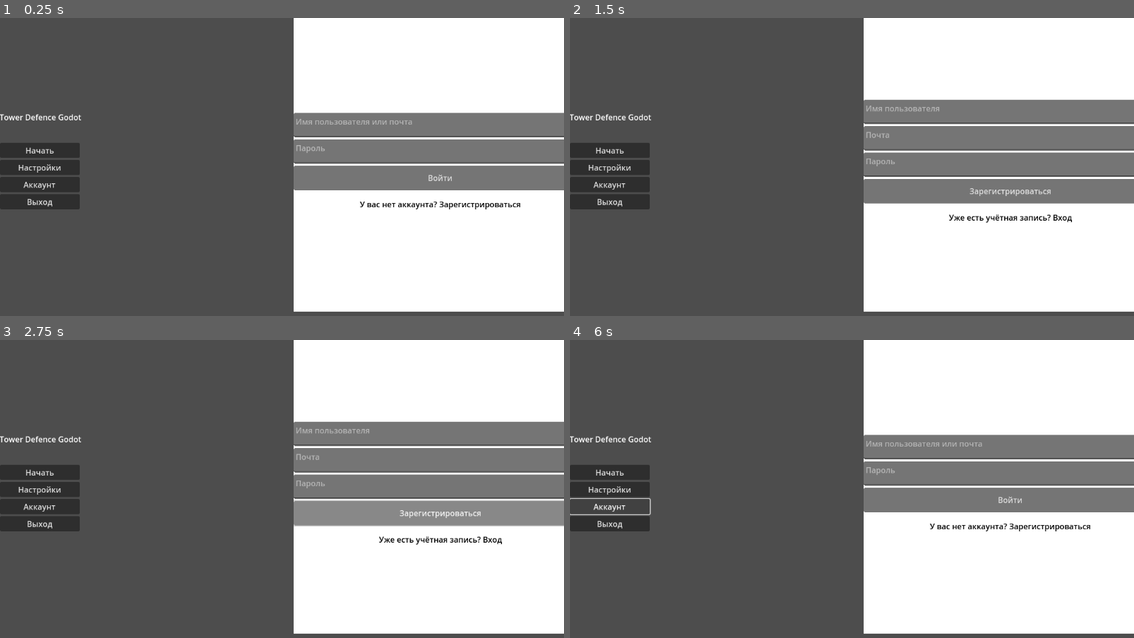
Above: before the commit, frames 1-4 (two rows, left to right).
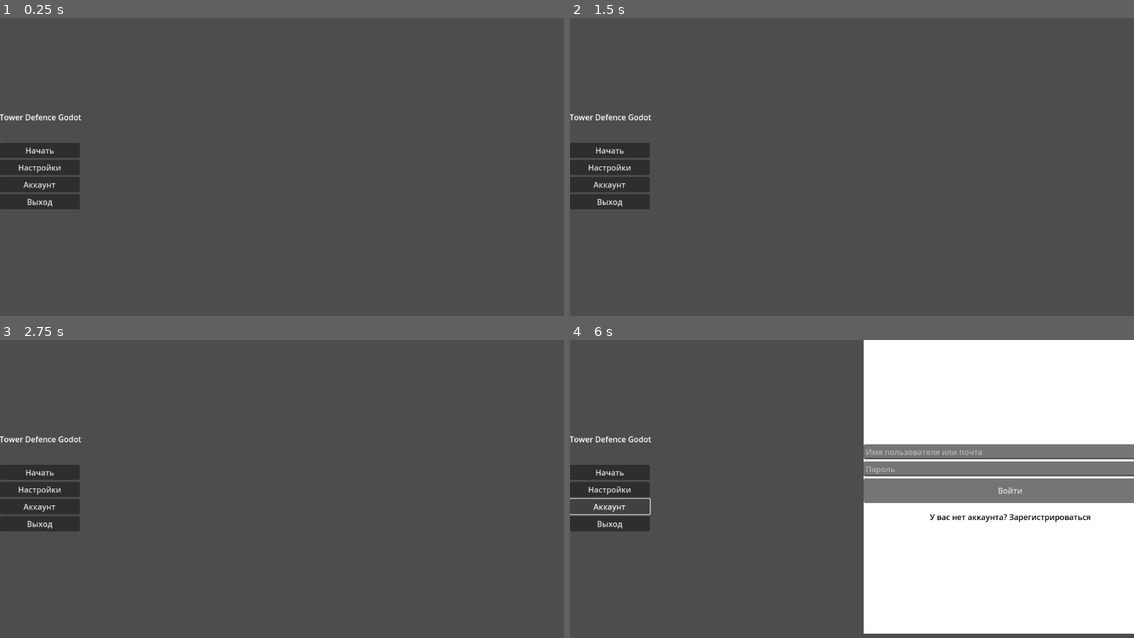
Above: after the commit, the same moments.

Repository: AdamMambetov/tower-defence-godot
Game: Godot game, scene res://scene/main_menu.tscn
Two runs of this game, one before a commit and one after it. Both use one fixed random seed, a clock stepped at 60 frames per second and the inputs below.
Inputs (mouse positions are in pixels of both pictures, inside the frame that each line leads up to):
- Up to frame 1 (0.25 s): no input
- Up to frame 2 (1.5 s): click (1009, 178) at 0.5 s, where only the run before the commit has a clickable "Войти"; click (1009, 205) at 1.25 s, where only the run before the commit has a clickable "У вас нет аккаунта? Зарегистр…"
- Up to frame 3 (2.75 s): click (439, 512) at 2 s, where only the run before the commit has a clickable "Зарегистрироваться"
- Up to frame 4 (6 s): click (1009, 539) at 2.75 s, where only the run before the commit has a clickable "Уже есть учётная запись? Вход"; click "Начать" at 3.5 s; click "Начать" at 4.25 s; click "Настройки" at 5 s; click "Аккаунт" at 5.75 s

The runs differ from the first frame. In frame 1, 47% of the frame differs, in the area x 52-100%, y 0-99%; in frame 2, 47%; in frame 3, 47%; in frame 4, 4.9%.

Commit message:
update line edits in account menu

Diff:
--- a/scene/main_menu.tscn
+++ b/scene/main_menu.tscn
@@ -70,7 +70,6 @@
 title = "Accounts"
 position = Vector2i(600, 0)
 size = Vector2i(600, 600)
-visible = true
 
 [node name="Background" type="ColorRect" parent="AccountsPopup"]
 anchors_preset = 15
@@ -89,20 +88,18 @@
 grow_vertical = 2
 alignment = 1
 
-[node name="username_te" type="TextEdit" parent="AccountsPopup/Background/SignUp"]
-custom_minimum_size = Vector2(0, 50)
+[node name="username_le" type="LineEdit" parent="AccountsPopup/Background/SignUp"]
 layout_mode = 2
 placeholder_text = "Имя пользователя"
 
-[node name="email_te" type="TextEdit" parent="AccountsPopup/Background/SignUp"]
-custom_minimum_size = Vector2(0, 50)
+[node name="email_le" type="LineEdit" parent="AccountsPopup/Background/SignUp"]
 layout_mode = 2
 placeholder_text = "Почта"
 
-[node name="password_te" type="TextEdit" parent="AccountsPopup/Background/SignUp"]
-custom_minimum_size = Vector2(0, 50)
+[node name="password_le" type="LineEdit" parent="AccountsPopup/Background/SignUp"]
 layout_mode = 2
 placeholder_text = "Пароль"
+secret = true
 
 [node name="sign_up_btn" type="Button" parent="AccountsPopup/Background/SignUp"]
 custom_minimum_size = Vector2(0, 50)
@@ -141,15 +138,14 @@
 grow_vertical = 2
 alignment = 1
 
-[node name="username_te" type="TextEdit" parent="AccountsPopup/Background/SignIn"]
-custom_minimum_size = Vector2(0, 50)
+[node name="username_le" type="LineEdit" parent="AccountsPopup/Background/SignIn"]
 layout_mode = 2
 placeholder_text = "Имя пользователя или почта"
 
-[node name="password_te" type="TextEdit" parent="AccountsPopup/Background/SignIn"]
-custom_minimum_size = Vector2(0, 50)
+[node name="password_le" type="LineEdit" parent="AccountsPopup/Background/SignIn"]
 layout_mode = 2
 placeholder_text = "Пароль"
+secret = true
 
 [node name="sign_in_btn" type="Button" parent="AccountsPopup/Background/SignIn"]
 custom_minimum_size = Vector2(0, 50)
@@ -184,8 +180,12 @@
 [connection signal="pressed" from="VBoxContainer/settings_btn" to="." method="_on_settings_btn_pressed"]
 [connection signal="pressed" from="VBoxContainer/account_btn" to="." method="_on_account_btn_pressed"]
 [connection signal="pressed" from="VBoxContainer/exit_btn" to="." method="_on_exit_btn_pressed"]
-[connection signal="text_set" from="AccountsPopup/Background/SignUp/username_te" to="." method="_on_username_te_text_set"]
+[connection signal="text_changed" from="AccountsPopup/Background/SignUp/username_le" to="." method="_on_username_le_text_changed"]
+[connection signal="text_changed" from="AccountsPopup/Background/SignUp/email_le" to="." method="_on_email_le_text_changed"]
+[connection signal="text_changed" from="AccountsPopup/Background/SignUp/password_le" to="." method="_on_password_le_text_changed"]
 [connection signal="pressed" from="AccountsPopup/Background/SignUp/sign_up_btn" to="." method="_on_sign_up_btn_pressed"]
 [connection signal="pressed" from="AccountsPopup/Background/SignUp/go_sign_in_btn" to="." method="_on_go_sign_in_btn_pressed"]
+[connection signal="text_changed" from="AccountsPopup/Background/SignIn/username_le" to="." method="_on_username_le_text_changed"]
+[connection signal="text_changed" from="AccountsPopup/Background/SignIn/password_le" to="." method="_on_password_le_text_changed"]
 [connection signal="pressed" from="AccountsPopup/Background/SignIn/sign_in_btn" to="." method="_on_sign_in_btn_pressed"]
 [connection signal="pressed" from="AccountsPopup/Background/SignIn/go_sign_up_btn" to="." method="_on_go_sign_up_btn_pressed"]
--- a/src/main_menu.gd
+++ b/src/main_menu.gd
@@ -1,5 +1,8 @@
 extends Control
 
+var username: String
+var email: String
+var password: String
 
 func _on_start_btn_pressed() -> void:
 	pass # Replace with function body.
@@ -16,26 +19,37 @@
 func _on_go_sign_up_btn_pressed() -> void:
 	$AccountsPopup/Background/SignIn.visible = false
 	$AccountsPopup/Background/SignUp.visible = true
+	username = $AccountsPopup/Background/SignUp/username_le.text
+	password = $AccountsPopup/Background/SignUp/password_le.text
+	print(username)
 
 func _on_go_sign_in_btn_pressed() -> void:
 	$AccountsPopup/Background/SignIn.visible = true
 	$AccountsPopup/Background/SignUp.visible = false
+	username = $AccountsPopup/Background/SignIn/username_le.text
+	password = $AccountsPopup/Background/SignIn/password_le.text
+	print(username)
 
 func _on_sign_up_btn_pressed() -> void:
-	$Api.sign_up(
-		$AccountsPopup/Background/SignUp/username_te.text,
-		$AccountsPopup/Background/SignUp/email_te.text,
-		$AccountsPopup/Background/SignUp/password_te.text,
-	)
+	$Api.sign_up(username, email, password)
 	var res = await $Api.sign_result
 	if res:
 		$AccountsPopup.hide()
 
 func _on_sign_in_btn_pressed() -> void:
 	$Api.sign_in(
-		$AccountsPopup/Background/SignIn/username_te.text,
-		$AccountsPopup/Background/SignIn/password_te.text,
+		username,
+		password,
 	)
 	var res = await $Api.sign_result
 	if res:
 		$AccountsPopup.hide()
+
+func _on_password_le_text_changed(new_text: String) -> void:
+	password = new_text
+
+func _on_email_le_text_changed(new_text: String) -> void:
+	email = new_text
+
+func _on_username_le_text_changed(new_text: String) -> void:
+	username = new_text
